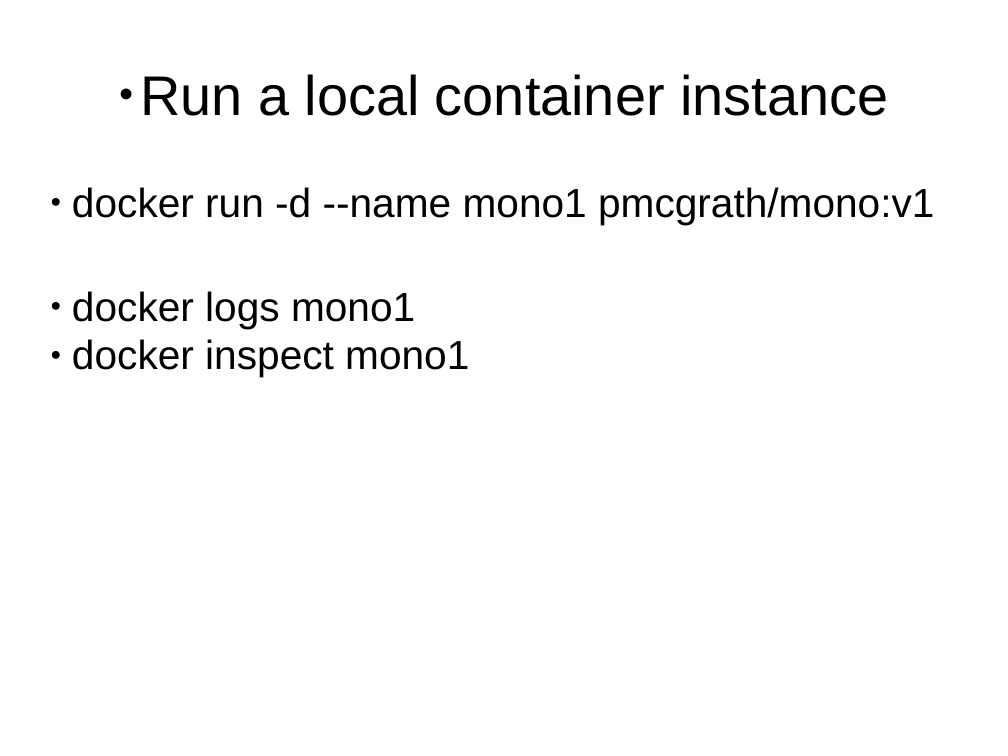
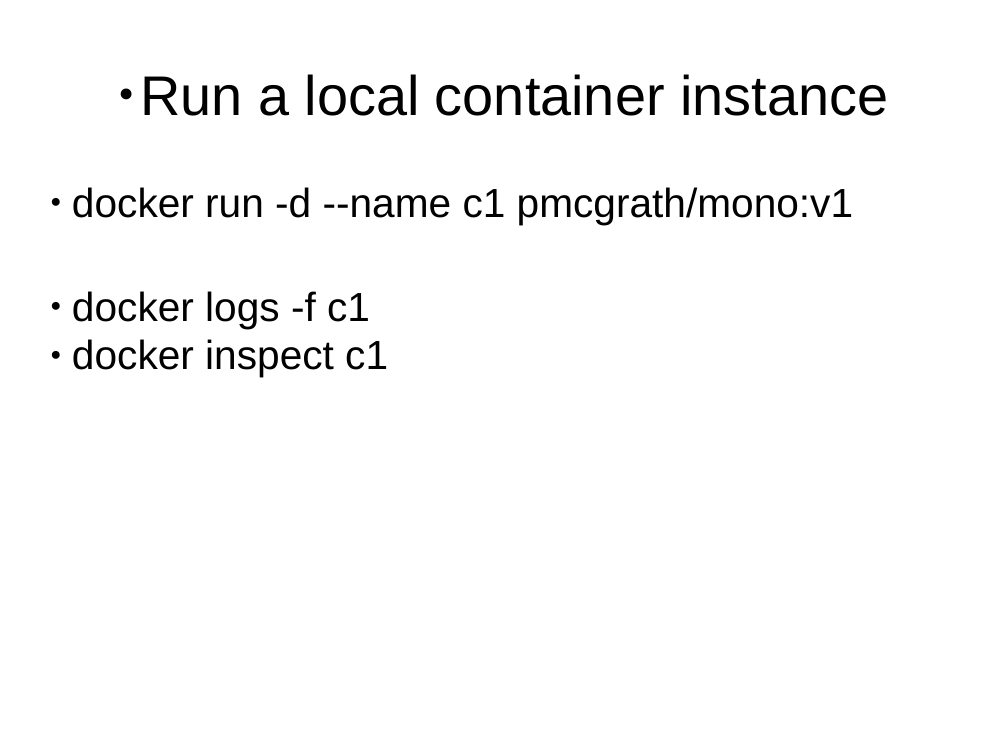
Before and after one commit to pmcgrath/presentations, a slide deck: slide 23 of corkaltnet_docker_20141118/corkaltnet_docker_20141118.pptx. Drawn at 1008x756 pixels with LibreOffice and Linux fonts; fonts in the diff are those of the drawing. Boxes give left, top, right and bottom in pixels: in the first picture for what was removed or moved away, otherwise in the second. Text is boxed around its words. In the diff, an @@ line names an element or a change of style, - is before the commit and + after.

```diff
--- a/corkaltnet_docker_20141118/corkaltnet_docker_20141118.pptx
+++ b/corkaltnet_docker_20141118/corkaltnet_docker_20141118.pptx
@@ text at bbox=[72, 187, 853, 377]: text changed @@
-● docker run -d --name mono1 pmcgrath/mono:v1
-● docker logs mono1
-● docker inspect mono1
+● docker run -d --name c1 pmcgrath/mono:v1
+● docker logs -f c1
+● docker inspect c1
```
Also in this commit, not shown: 10 other slides changed, 11 other files.
